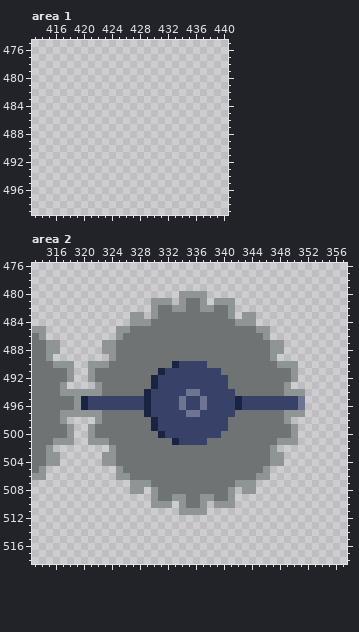
File history of a pixel-art file, Textures/ConceptArt/ConceptArt1.aseprite. The picture above is the old version.
815x816 pixels, 1 frame. Colours within 5 levels of each other are drawn and written as one. Shown: area 1: x 413..440, y 475..499; area 2: x 313..357, y 476..518. The commit also changed other parts of the picture, which this record leaves out.
After:
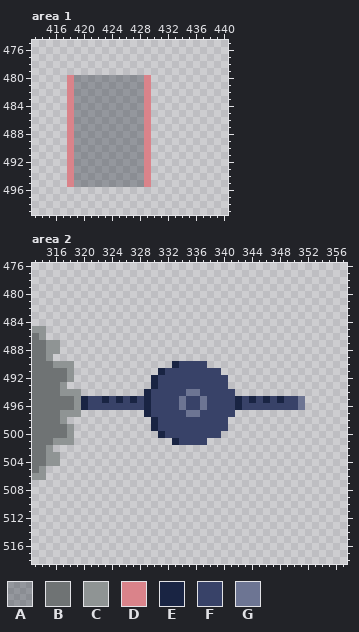
Palette (. is transparent): A #1f273253  B #6f7374  C #8f9494  D #da838a  E #192443  F #384268  G #6d7593
The edit:
--- area 1
@@ x 416..431 @@
 479 ................
-480 ................
-481 ................
-482 ................
-483 ................
-484 ................
-485 ................
-486 ................
-487 ................
-488 ................
-489 ................
-490 ................
-491 ................
-492 ................
-493 ................
-494 ................
-495 ................
+480 ..DAAAAAAAAAAD..
+481 ..DAAAAAAAAAAD..
+482 ..DAAAAAAAAAAD..
+483 ..DAAAAAAAAAAD..
+484 ..DAAAAAAAAAAD..
+485 ..DAAAAAAAAAAD..
+486 ..DAAAAAAAAAAD..
+487 ..DAAAAAAAAAAD..
+488 ..DAAAAAAAAAAD..
+489 ..DAAAAAAAAAAD..
+490 ..DAAAAAAAAAAD..
+491 ..DAAAAAAAAAAD..
+492 ..DAAAAAAAAAAD..
+493 ..DAAAAAAAAAAD..
+494 ..DAAAAAAAAAAD..
+495 ..DAAAAAAAAAAD..
 496 ................
--- area 2
@@ x 313..357 @@
 479 .............................................
-480 .....................CCCC....................
-481 .................CCC.CBBC.CCC................
-482 .................CBBCCBBCCBBC................
-483 ..............CC.CBBBBBBBBBBC.CC.............
-484 ..............CCCBBBBBBBBBBBBCCC.............
-485 CC..........CCBBBBBBBBBBBBBBBBBBCC...........
-486 BC..........CBBBBBBBBBBBBBBBBBBBBC...........
-487 BBCC......CCBBBBBBBBBBBBBBBBBBBBBBCC.........
-488 BBCC......CCBBBBBBBBBBBBBBBBBBBBBBCC.........
-489 BBC........CBBBBBBBBBBBBBBBBBBBBBBC..........
-490 BBBCCC..CCCBBBBBBBBBEFFFFBBBBBBBBBBCCC.......
-491 BBBBBC..CBBBBBBBBBEFFFFFFFFBBBBBBBBBBC.......
-492 BBBBBC..CBBBBBBBBEFFFFFFFFFFBBBBBBBBBC.......
-493 BBBBC....CBBBBBBBEFFFFFFFFFFBBBBBBBBC........
-494 BBBBCCCCCCBBBBBBEFFFFFGGFFFFFBBBBBBBCCC......
-495 BBBBBBCEFFFFFFFFEFFFFGFFGFFFFEFFFFFFFFG......
+480 .............................................
+481 .............................................
+482 .............................................
+483 .............................................
+484 .............................................
+485 CC...........................................
+486 BC...........................................
+487 BBCC.........................................
+488 BBCC.........................................
+489 BBC..........................................
+490 BBBCCC..............EFFFF....................
+491 BBBBBC............EFFFFFFFF..................
+492 BBBBBC...........EFFFFFFFFFF.................
+493 BBBBC............EFFFFFFFFFF.................
+494 BBBBCCC.........EFFFFFGGFFFFF................
+495 BBBBBBCEFFEFEFEFEFFFFGFFGFFFFEFEFEFEFFG......
 496 BBBBBBCEFFFFFFFFEFFFFGFFGFFFFEFFFFFFFFG......
-497 BBBBCCCCCCBBBBBBEFFFFFGGFFFFFBBBBBBBCCC......
-498 BBBBC....CBBBBBBBEFFFFFFFFFFBBBBBBBBC........
-499 BBBBBC..CBBBBBBBBEFFFFFFFFFFBBBBBBBBBC.......
-500 BBBBBC..CBBBBBBBBBEFFFFFFFFBBBBBBBBBBC.......
-501 BBBCCC..CCCBBBBBBBBBEFFFFBBBBBBBBBBCCC.......
-502 BBC........CBBBBBBBBBBBBBBBBBBBBBBC..........
-503 BBCC......CCBBBBBBBBBBBBBBBBBBBBBBCC.........
-504 BBCC......CCBBBBBBBBBBBBBBBBBBBBBBCC.........
-505 BC..........CBBBBBBBBBBBBBBBBBBBBC...........
-506 CC..........CCBBBBBBBBBBBBBBBBBBCC...........
-507 ..............CCCBBBBBBBBBBBBCCC.............
-508 ..............CC.CBBBBBBBBBBC.CC.............
-509 .................CBBCCBBCCBBC................
-510 .................CCC.CBBC.CCC................
-511 .....................CCCC....................
+497 BBBBCCC.........EFFFFFGGFFFFF................
+498 BBBBC............EFFFFFFFFFF.................
+499 BBBBBC...........EFFFFFFFFFF.................
+500 BBBBBC............EFFFFFFFF..................
+501 BBBCCC..............EFFFF....................
+502 BBC..........................................
+503 BBCC.........................................
+504 BBCC.........................................
+505 BC...........................................
+506 CC...........................................
+507 .............................................
+508 .............................................
+509 .............................................
+510 .............................................
+511 .............................................
 512 .............................................
